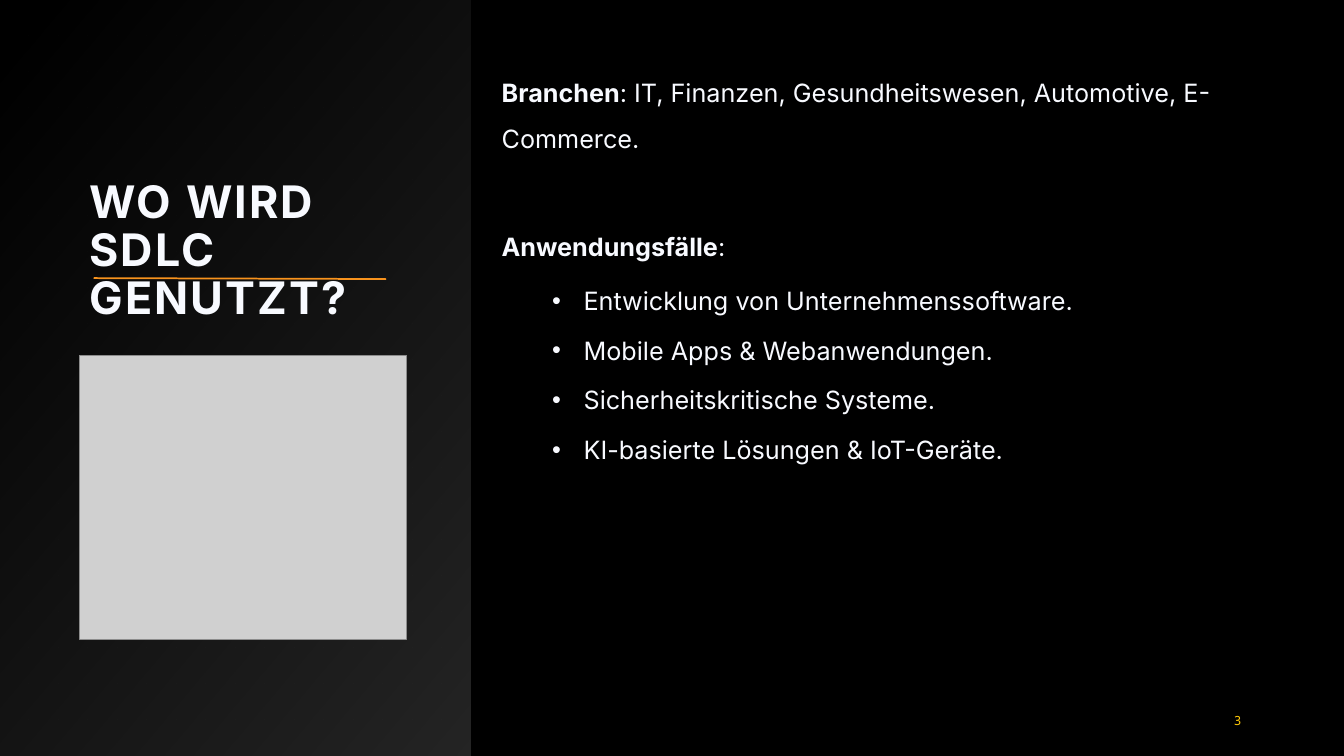
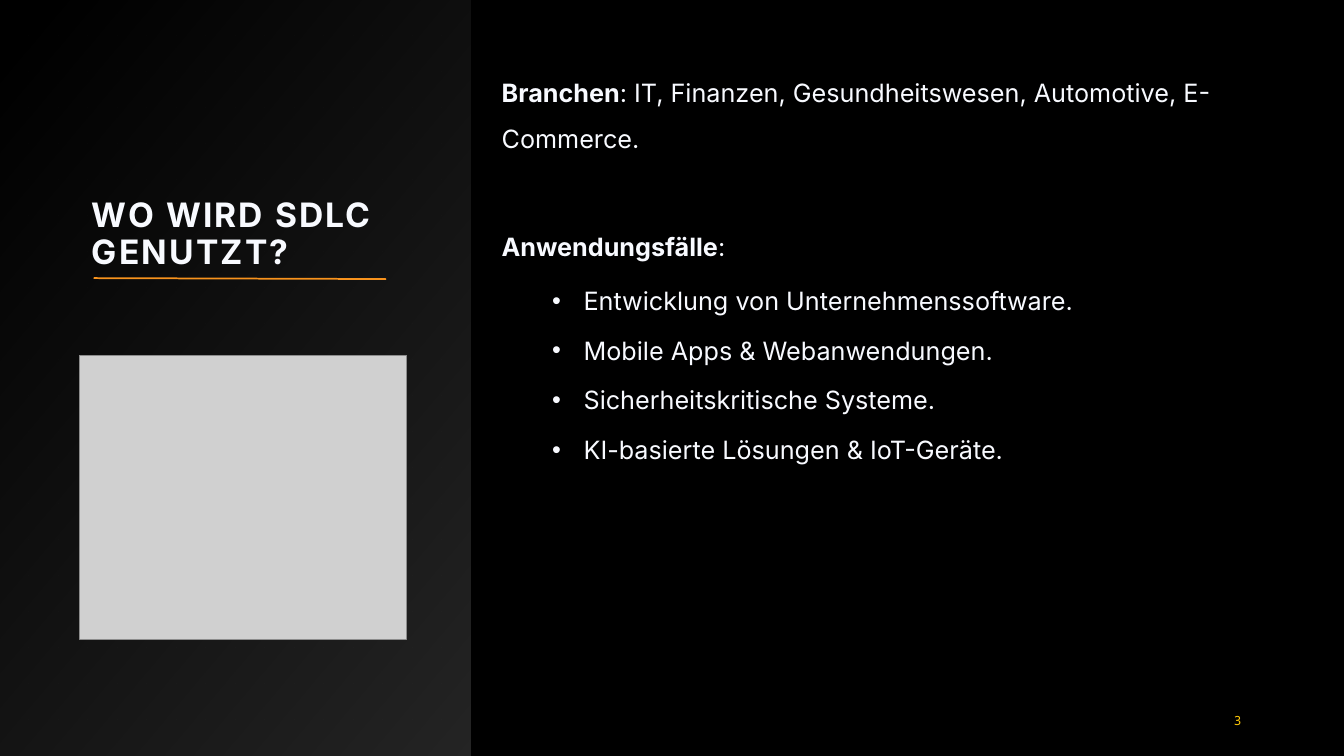
Before and after one commit to 1dah/ali_exam, a slide deck: slide 3 of Präsentation/SDLC Präsentation.pptx. Drawn at 1344x756 pixels with LibreOffice and Linux fonts; fonts in the diff are those of the drawing; grey boxes stand for pictures. Boxes give left, top, right and bottom in pixels: in the first picture for what was removed or moved away, otherwise in the second. Text is boxed around its words. In the diff, an @@ line names an element or a change of style, - is before the commit and + after.

```diff
--- a/Präsentation/SDLC Präsentation.pptx
+++ b/Präsentation/SDLC Präsentation.pptx
@@ title "WO WIRD SDLC GENUTZT?": place and size @@
-title "WO WIRD SDLC GENUTZT?" at bbox=[89, 185, 346, 315]
+title "WO WIRD SDLC GENUTZT?" at bbox=[92, 202, 370, 265]
@@ title "WO WIRD SDLC GENUTZT?" at bbox=[92, 202, 370, 265]: size 32 to 24 pt @@
```
Also in this commit, not shown: 5 other slides changed.
